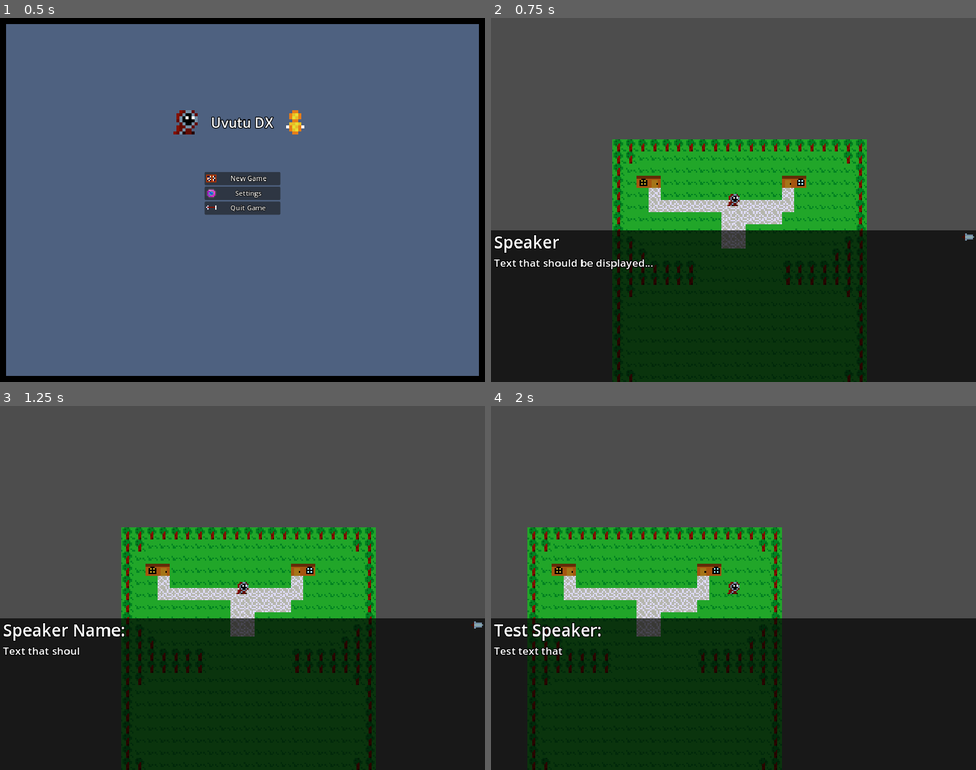
Above: before the commit, frames 1-4 (two rows, left to right).
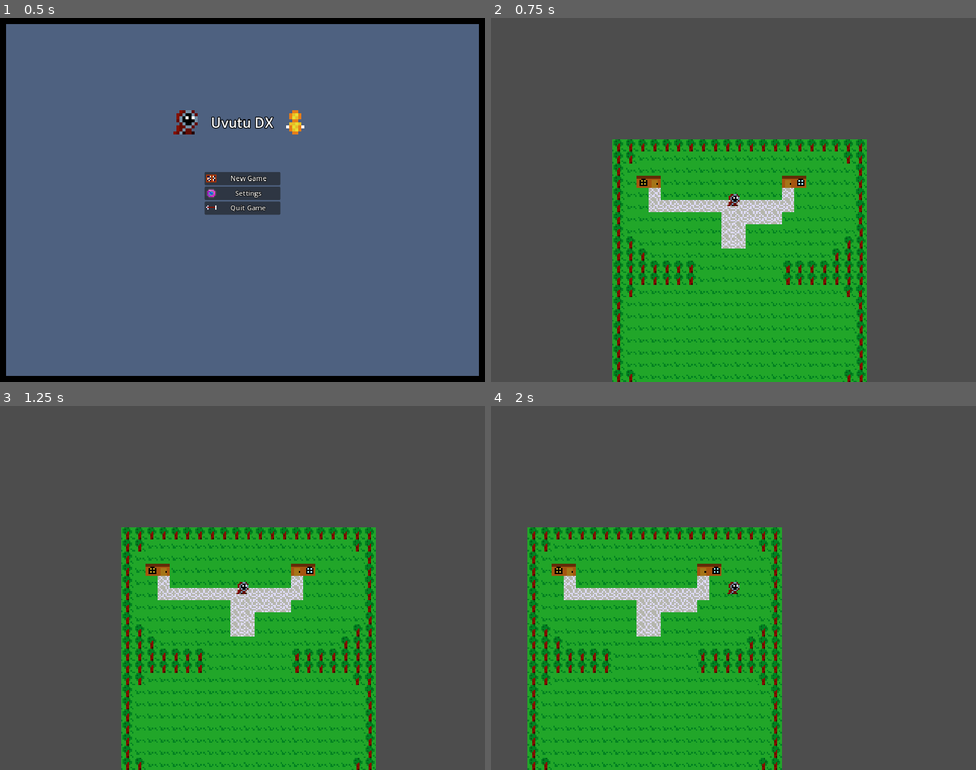
Above: after the commit, the same moments.

Repository: 123outerme/Shards-of-Grandeur
Game: Godot game, scene res://GameScenes/MainMenu.tscn
Same seed, same stepped clock (60 frames per second), same inputs: the game is played once before the commit and once after it.
Inputs:
- Up to frame 1 (0.5 s): no input
- Up to frame 2 (0.75 s): click "New Game" at 0.5 s
- Up to frame 3 (1.25 s): no input
- Up to frame 4 (2 s): tap Enter at 1.25 s; hold D (move_right) from 1.28 s (still down); hold Space (game_interact) from 1.28 s (still down)

Frame 1 is identical in both runs. In frame 2, 42% of the frame differs, in the area x 0-100%, y 58-100%; in frame 3, 42%; in frame 4, 42%.

Commit message:
Added base NPC dialogue

Diff:
--- a/Prefabs/Entities/NPC.tscn
+++ b/Prefabs/Entities/NPC.tscn
@@ -1,8 +1,7 @@
-[gd_scene load_steps=9 format=3 uid="uid://bsalesakrx8yy"]
+[gd_scene load_steps=8 format=3 uid="uid://bsalesakrx8yy"]
 
 [ext_resource type="Script" path="res://Scripts/NPCs/NPCscript.gd" id="1_1dp2i"]
 [ext_resource type="Texture2D" uid="uid://p871kcr0eyx6" path="res://Graphics/SOUVUTU0.png" id="1_egh5a"]
-[ext_resource type="Script" path="res://Scripts/NPCs/NPCMoveTrigger.gd" id="2_8tkyg"]
 [ext_resource type="Script" path="res://Scripts/NPCs/NPCMovement.gd" id="2_fvlbl"]
 
 [sub_resource type="AtlasTexture" id="AtlasTexture_fbwlw"]
@@ -48,10 +47,11 @@
 [node name="MoveTrigger" type="Area2D" parent="."]
 collision_layer = 2
 collision_mask = 2
-script = ExtResource("2_8tkyg")
 
 [node name="MoveTriggerShape" type="CollisionShape2D" parent="MoveTrigger"]
 shape = SubResource("RectangleShape2D_wk2vr")
 
 [connection signal="target_reached" from="NavAgent" to="NavAgent" method="_on_target_reached"]
-[connection signal="area_entered" from="MoveTrigger" to="MoveTrigger" method="_on_area_entered"]
+[connection signal="area_entered" from="TalkArea" to="." method="_on_talk_area_area_entered"]
+[connection signal="area_exited" from="TalkArea" to="." method="_on_talk_area_area_exited"]
+[connection signal="area_entered" from="MoveTrigger" to="." method="_on_move_trigger_area_entered"]
--- a/Prefabs/Entities/Player.tscn
+++ b/Prefabs/Entities/Player.tscn
@@ -34,6 +34,7 @@
 texture = SubResource("AtlasTexture_4nskj")
 
 [node name="TextBoxRoot" type="Node2D" parent="."]
+visible = false
 scale = Vector2(0.25, 0.25)
 script = ExtResource("3_lvwjn")
 
@@ -64,7 +65,6 @@
 theme_override_font_sizes/bold_italics_font_size = 44
 theme_override_font_sizes/mono_font_size = 44
 bbcode_enabled = true
-text = "Speaker Name:"
 fit_content = true
 
 [node name="TextBoxText" type="RichTextLabel" parent="TextBoxRoot/TextContainer/MarginContainer/VBoxContainer"]
@@ -76,7 +76,6 @@
 theme_override_font_sizes/bold_italics_font_size = 28
 theme_override_font_sizes/mono_font_size = 28
 bbcode_enabled = true
-text = "Text that should be displayed..."
 fit_content = true
 
 [node name="ReadySprite" type="Sprite2D" parent="TextBoxRoot"]
--- a/Prefabs/Maps/House2_1.tscn
+++ b/Prefabs/Maps/House2_1.tscn
@@ -48,6 +48,7 @@
 position = Vector2(0, -59)
 displayName = "Coconut Head"
 saveName = "coconuthead"
+stdDialogue = Array[String](["Hello there! I'm giving a silly quest to travelers.", "This is my second line of dialogue. Isn't this neat?"])
 
 [node name="NavAgent" parent="NPC" index="2"]
 targetPoints = Array[Vector2]([Vector2(0, -42)])
--- a/Prefabs/Overworld/MapLoader.gd
+++ b/Prefabs/Overworld/MapLoader.gd
@@ -14,8 +14,8 @@
 func entered_warp(newMapName, newMapPos, isUnderground):
 	var player = get_node("/root/Overworld/Player")
 	player.position = newMapPos
+	PlayerResources.playerInfo.map = newMapName
 	load_map(newMapName)
-	PlayerResources.playerInfo.map = newMapName
 	pass
 
 func load_map(mapName):
--- a/Scripts/NPCs/NPCData.gd
+++ b/Scripts/NPCs/NPCData.gd
@@ -7,6 +7,11 @@
 @export var selectedTarget: int = 0
 @export var loops: int = 0
 @export var disableMovement: bool = false
+@export var previousDisableMove: bool = false
+
+@export_category("NPCData - Dialogue")
+@export var dialogueItems: Array = []
+@export var dialogueIndex: int = -1
 
 func _init(
 	i_saveName = "npc",
@@ -14,12 +19,18 @@
 	i_selectedTarget = 0,
 	i_loops = 0,
 	i_disableMovement = false,
+	i_previousDisableMove = false,
+	i_dialogueItems = [],
+	i_dialogueIndex = -1,
 ):
 	saveName = i_saveName
 	position = i_position
 	selectedTarget = i_selectedTarget
 	loops = i_loops
 	disableMovement = i_disableMovement
+	previousDisableMove = i_previousDisableMove
+	dialogueItems = i_dialogueItems
+	dialogueIndex = i_dialogueIndex
 
 func load_data(save_path):
 	if ResourceLoader.exists(save_path + save_file()):
--- a/Scripts/NPCs/NPCMoveTrigger.gd
+++ /dev/null
@@ -1,8 +0,0 @@
-extends Area2D
-
-@onready var NavAgent: NPCMovement = get_node("../NavAgent")
-
-func _on_area_entered(area):
-	if area.name == "PlayerEventCollider":
-		NavAgent.start_movement()
-	pass # Replace with function body.
--- a/Scripts/NPCs/NPCscript.gd
+++ b/Scripts/NPCs/NPCscript.gd
@@ -1,10 +1,18 @@
 extends CharacterBody2D
+class_name NPCScript
 
+@export_category("NPC Names")
 @export var displayName: String
 @export var saveName: String
+
+@export_category("NPC Persistent Data")
 @export var data: NPCData
 
+@export_category("NPC Dialogue")
+@export_multiline var stdDialogue: Array[String]
+
 @onready var NavAgent: NPCMovement = get_node("NavAgent")
+@onready var player: PlayerController = get_node("/root/Overworld/Player")
 
 var npcsDir: String = "npcs/"
 
@@ -41,3 +49,38 @@
 		NavAgent.disableMovement = data.disableMovement
 		NavAgent.start_movement()
 	return
+
+func _on_move_trigger_area_entered(area):
+	if area.name == "PlayerEventCollider":
+		NavAgent.start_movement()
+
+func _on_talk_area_area_entered(area):
+	if area.name == "PlayerEventCollider":
+		player.set_talk_npc(self)
+		reset_dialogue()
+
+func _on_talk_area_area_exited(area):
+	if area.name == "PlayerEventCollider":
+		player.set_talk_npc(null)
+		pass # Replace with function body.
+
+func get_cur_dialogue_item():
+	if data.dialogueIndex < 0 or data.dialogueIndex >= len(data.dialogueItems):
+		return null
+
+	return data.dialogueItems[data.dialogueIndex]
+
+func advance_dialogue():
+	data.dialogueIndex += 1
+	if data.dialogueIndex >= len(data.dialogueItems):
+		reset_dialogue()
+		NavAgent.disableMovement = data.previousDisableMove
+	else:
+		data.previousDisableMove = NavAgent.disableMovement
+		NavAgent.disableMovement = true
+
+func reset_dialogue():
+	data.dialogueIndex = -1
+	data.dialogueItems = []
+	data.dialogueItems.append_array(stdDialogue)
+	# TODO: gather quest-related dialogue
--- a/Scripts/Player/PlayerController.gd
+++ b/Scripts/Player/PlayerController.gd
@@ -1,18 +1,42 @@
 extends CharacterBody2D
+class_name PlayerController
 
 const SPEED = 80
 @export var disableMovement: bool
 
 @onready var SaveHandler: SaveHandler = get_node("/root/SaveHandler")
+@onready var textBox: TextBox = get_node("TextBoxRoot")
+
+var talkNPC: NPCScript = null
+
+func _input(event):
+		if event.is_action_pressed("game_pause"):
+			SaveHandler.save_data()
+
+		if event.is_action_pressed("game_interact") and talkNPC != null:
+			if textBox.is_textbox_complete():
+				advance_dialogue()
+			else:
+				textBox.show_text_instant()
 
 func _physics_process(_delta):
 	if not disableMovement:
 		velocity = Input.get_vector("move_left", "move_right", "move_up", "move_down").normalized() * SPEED
 		move_and_slide()
 
-	if Input.is_action_just_pressed("game_pause"):
-		SaveHandler.save_data()
+func advance_dialogue():
+	talkNPC.advance_dialogue()
+	var dialogueText = talkNPC.get_cur_dialogue_item()
+	if dialogueText != null:
+		if talkNPC.data.dialogueIndex == 0:
+			disableMovement = true
+			textBox.set_textbox_text(dialogueText, talkNPC.displayName)
+		else:
+			textBox.advance_textbox(dialogueText)
+	else:
+		disableMovement = false
+		textBox.hide_textbox()
+		talkNPC.reset_dialogue()
 
-	if Input.is_action_just_pressed("game_interact"):
-		var textBox: TextBox = get_node("TextBoxRoot")
-		textBox.set_textbox_text("Test text that will hopefully crawl across the screen . . .", "Test Speaker")
+func set_talk_npc(npc: NPCScript):
+	talkNPC = npc
--- a/Scripts/Player/TextBox.gd
+++ b/Scripts/Player/TextBox.gd
@@ -29,15 +29,25 @@
 	pass
 
 func set_textbox_text(text: String, speaker: String):
-	TextBoxText.text = text
-	TextBoxText.visible_characters = 0
-	text_visible_chars_partial = 0
+	advance_textbox(text)
 	SpeakerText.text = speaker + ":"
 	visible = true
 	SpeakerText.visible_characters = 0
 	speaker_visible_chars_partial = 0
 	ReadySprite.visible = false
 
+func advance_textbox(text: String):
+	TextBoxText.text = text
+	TextBoxText.visible_characters = 0
+	text_visible_chars_partial = 0
+
+func is_textbox_complete() -> bool:
+	return TextBoxText.visible_ratio == 1.0 or len(TextBoxText.text) == 0
 
 func hide_textbox():
 	visible = false
+
+func show_text_instant():
+	print('show instant')
+	SpeakerText.visible_characters = len(SpeakerText.text)
+	TextBoxText.visible_characters = len(TextBoxText.text)
